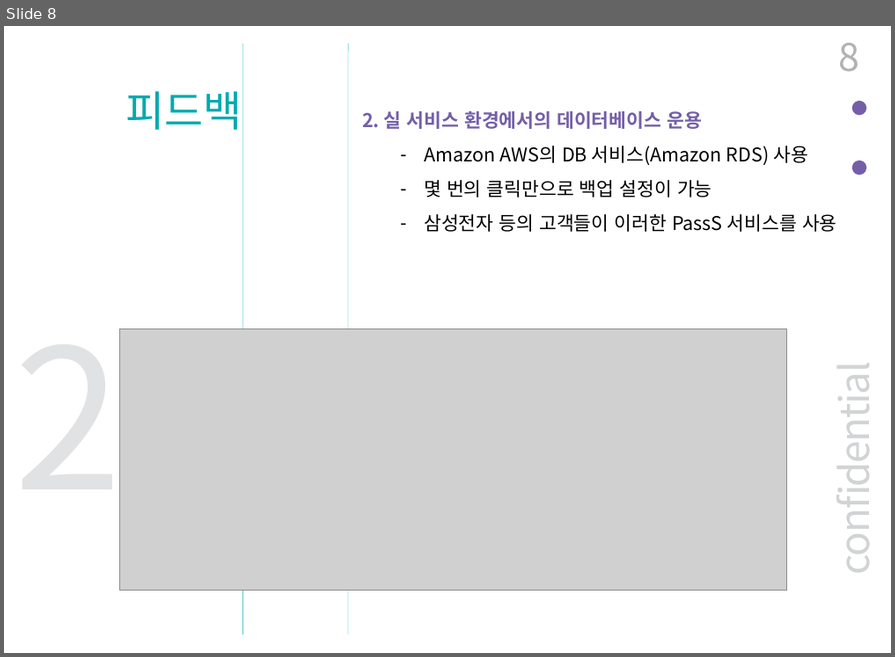
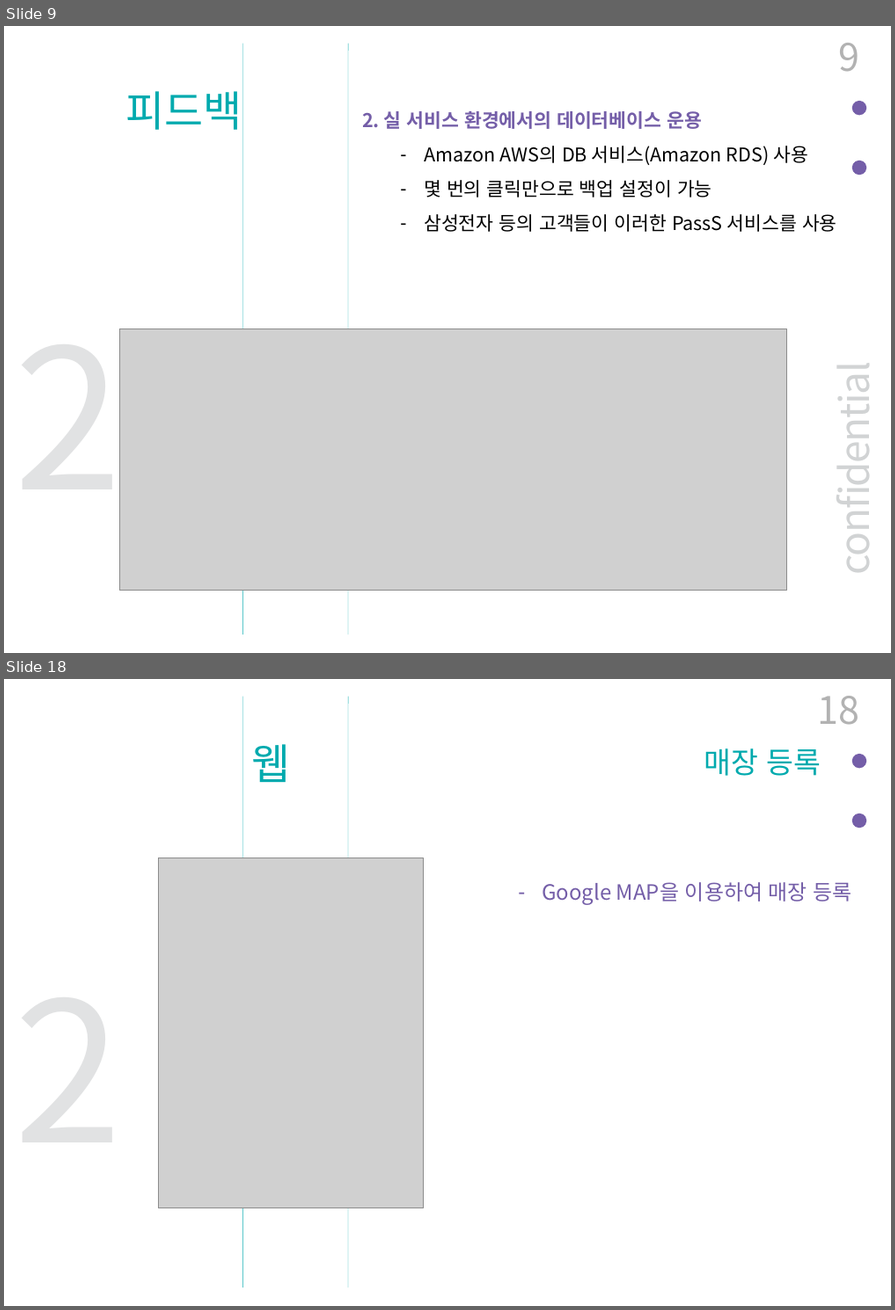
Before and after one commit to BerryWell/CapstoneDesign-2019-02, a slide deck: 제출자료/발표자료/최종_발표_자료_12조.pptx. Shown one above the other, each under a label of ours: slide 8 before the commit, slides 9 and 18 after it; the slides between them are not shown. The pictures are 895x657 and 895x1310 pixels, drawn with LibreOffice and Linux fonts; fonts in the diff are those of the drawing; grey boxes stand for pictures. Boxes give left, top, right and bottom in pixels: in the first picture for what was removed or moved away, otherwise in the second. Text is boxed around its words. In the diff, an @@ line names an element or a change of style, - is before the commit and + after.

```diff
--- a/제출자료/발표자료/최종_발표_자료_12조.pptx
+++ b/제출자료/발표자료/최종_발표_자료_12조.pptx
@@ slide 18 added at (4, 679, 891, 1306), background #FFFFFF; not listed: 5 template elements that a slide beside it also shows @@
@@ page number added at (817, 696, 859, 725), 36 pt, text #B2B2B2 @@
+18
@@ text added at (252, 744, 291, 783), 40 pt, text #00AAAE @@
+웹
@@ text added at (704, 749, 822, 776), 28 pt, text #00AAAE @@
+매장 등록
@@ picture added at (158, 858, 423, 1209) @@
@@ text added at (542, 882, 852, 905), 20 pt, text #745EA8 @@
+– Google MAP을 이용하여 매장 등록
@@ what was slide 8 is now slide 9 @@
@@ page number at (838, 43, 859, 72): text changed @@
-8
+9
```
Also in this commit, not shown: 4 slides changed, 10 other slides added.
